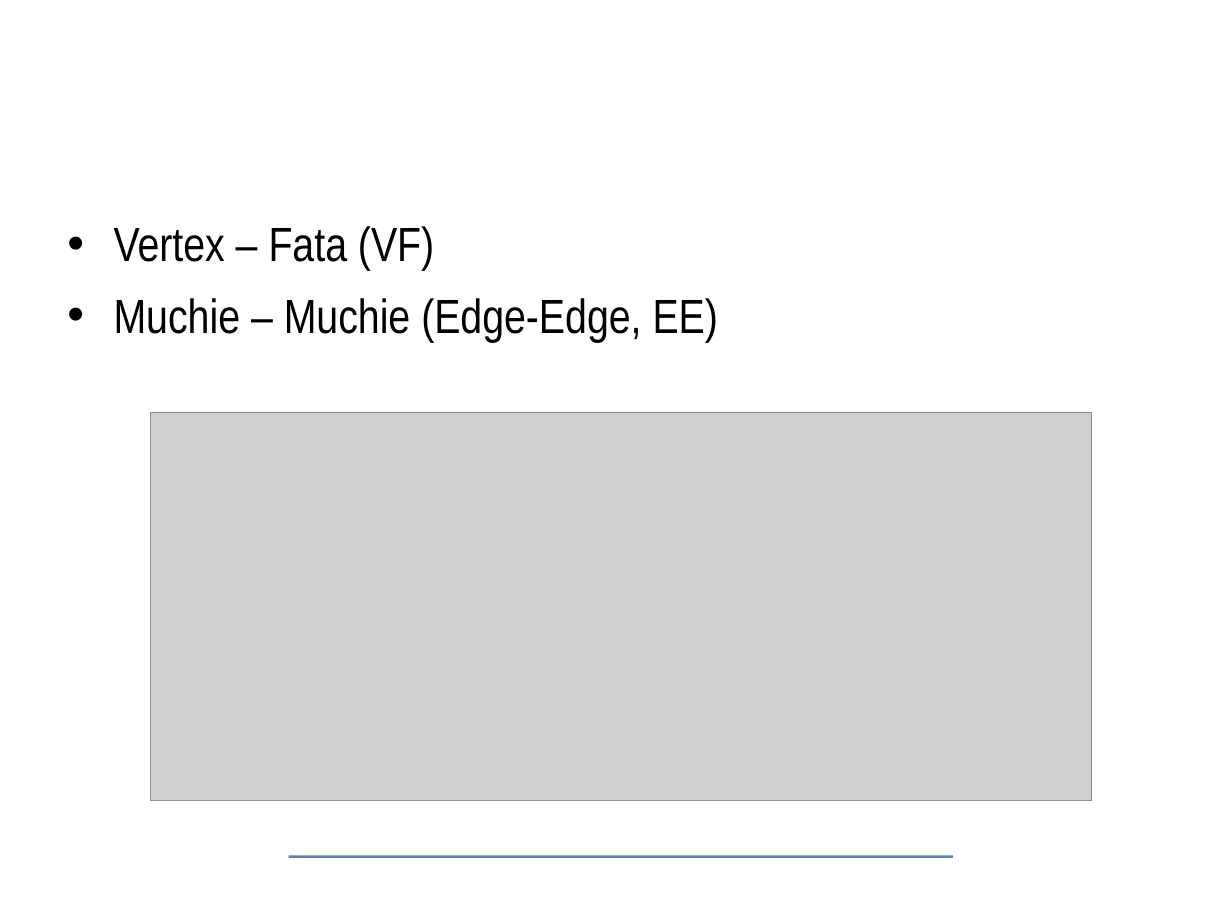
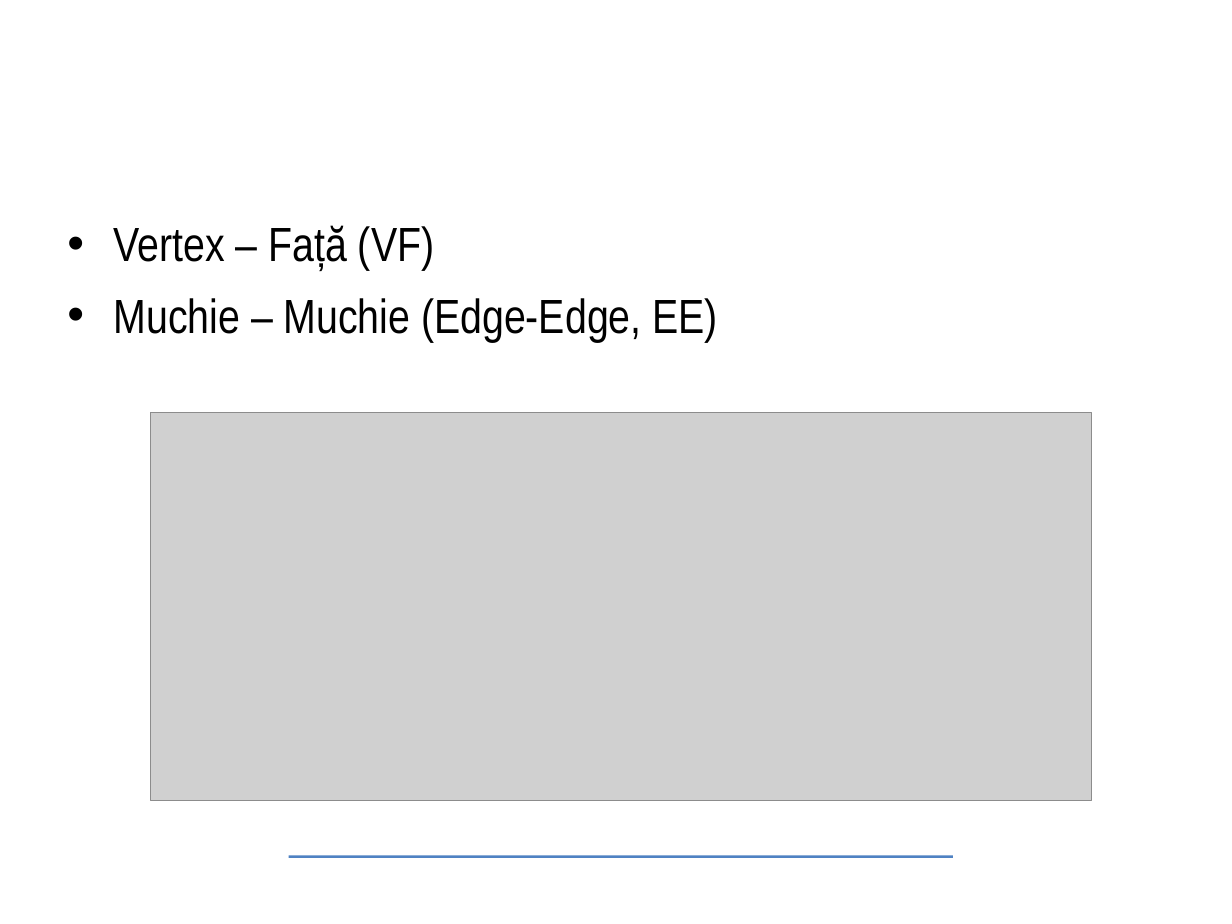
Before and after one commit to Tureyz/test, a slide deck: slide 4 of presentation/master-presentation-ro.odp. Drawn at 1232x924 pixels with LibreOffice and Linux fonts; fonts in the diff are those of the drawing; grey boxes stand for pictures; background and template pictures are left out. Boxes give left, top, right and bottom in pixels: in the first picture for what was removed or moved away, otherwise in the second. Text is boxed around its words. In the diff, an @@ line names an element or a change of style, - is before the commit and + after.

```diff
--- a/presentation/master-presentation-ro.odp
+++ b/presentation/master-presentation-ro.odp
@@ text at (114, 225, 434, 271): text changed @@
-• Vertex – Fata (VF)
+• Vertex – Față (VF)
```
Also in this commit, not shown: 9 other slides changed, 3 slides added, 2 slides removed, 6 other files.
